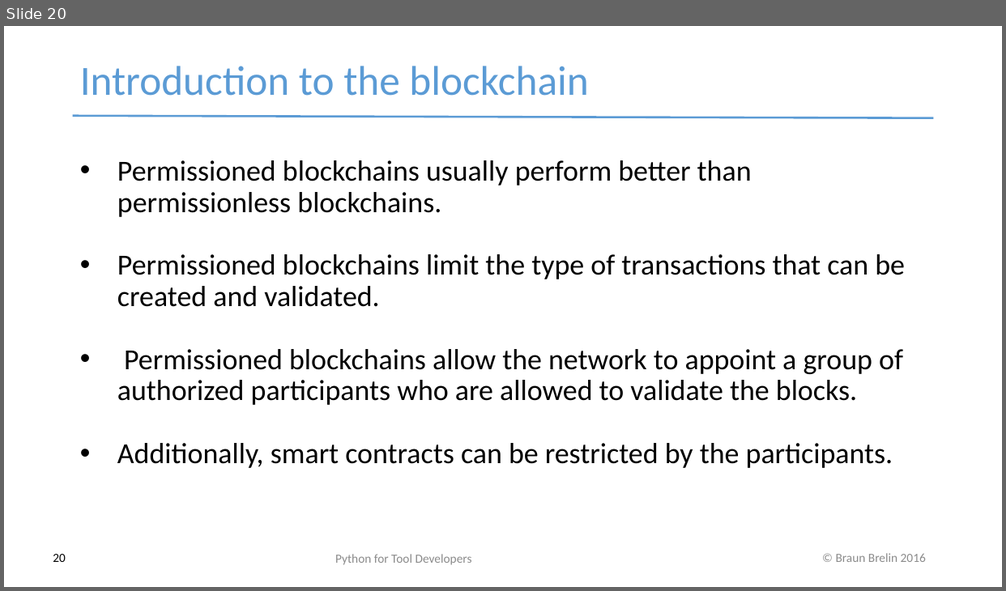
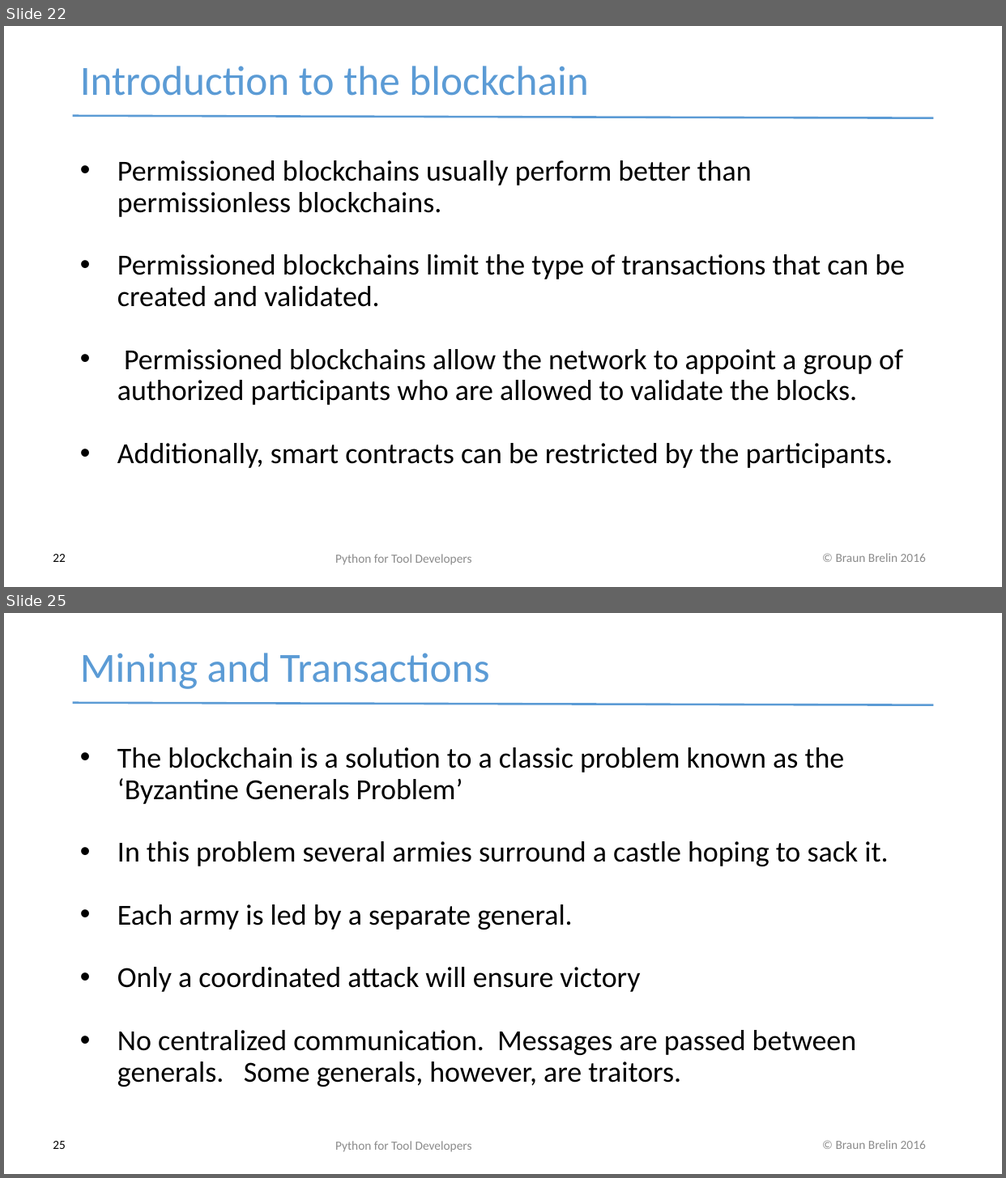
Before and after one commit to redmage123/btc-introductory-workshop, a slide deck: docs/Blockchain workshop v0.1.pptx. Shown one above the other, each under a label of ours: slide 20 before the commit, slides 22 and 25 after it; the slides between them are not shown. The pictures are 1006x591 and 1006x1178 pixels, drawn with LibreOffice and Linux fonts; fonts in the diff are those of the drawing. Boxes give left, top, right and bottom in pixels: in the first picture for what was removed or moved away, otherwise in the second. Text is boxed around its words. In the diff, an @@ line names an element or a change of style, - is before the commit and + after.

```diff
--- a/docs/Blockchain workshop v0.1.pptx
+++ b/docs/Blockchain workshop v0.1.pptx
@@ slide 25 added at [4,613,1002,1174], background #FFFFFF; not listed: 2 template elements that a slide beside it also shows @@
@@ text added at [80,653,490,689], 40 pt, text #5B9BD5 @@
+Mining and Transactions
@@ text added at [117,747,888,1087], 28 pt, text #000000 @@
+• The blockchain is a solution to a classic problem known as the ‘Byzantine Generals Problem’
+• In this problem several armies surround a castle hoping to sack it.
+• Each army is led by a separate general.
+• Only a coordinated attack will ensure victory
+• No centralized communication. Messages are passed between generals. Some generals, however, are traitors.
@@ page number added at [53,1141,66,1149], 12 pt, text #000000 @@
+25
@@ text added at [335,1141,472,1152], 12 pt, text #8B8B8B @@
+Python for Tool Developers
@@ what was slide 20 is now slide 22 @@
@@ page number at [53,554,66,562]: text changed @@
-20
+22
```
Also in this commit, not shown: 3 slides changed, 12 other slides added, 21 slides removed, 4 other files.
